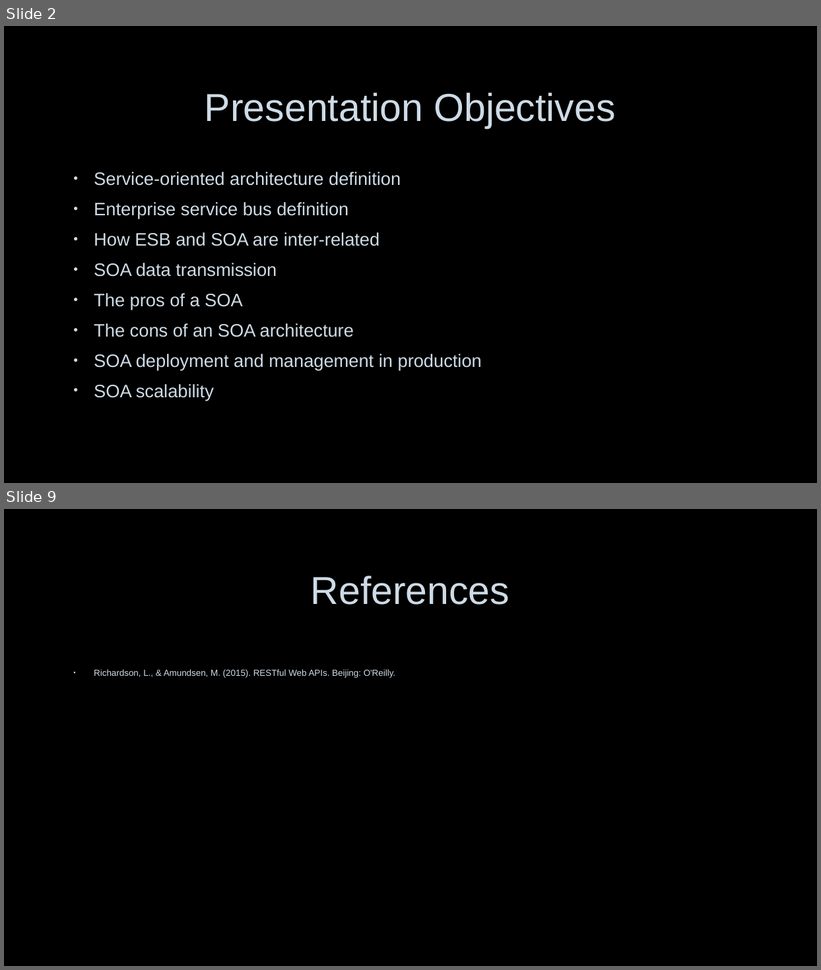
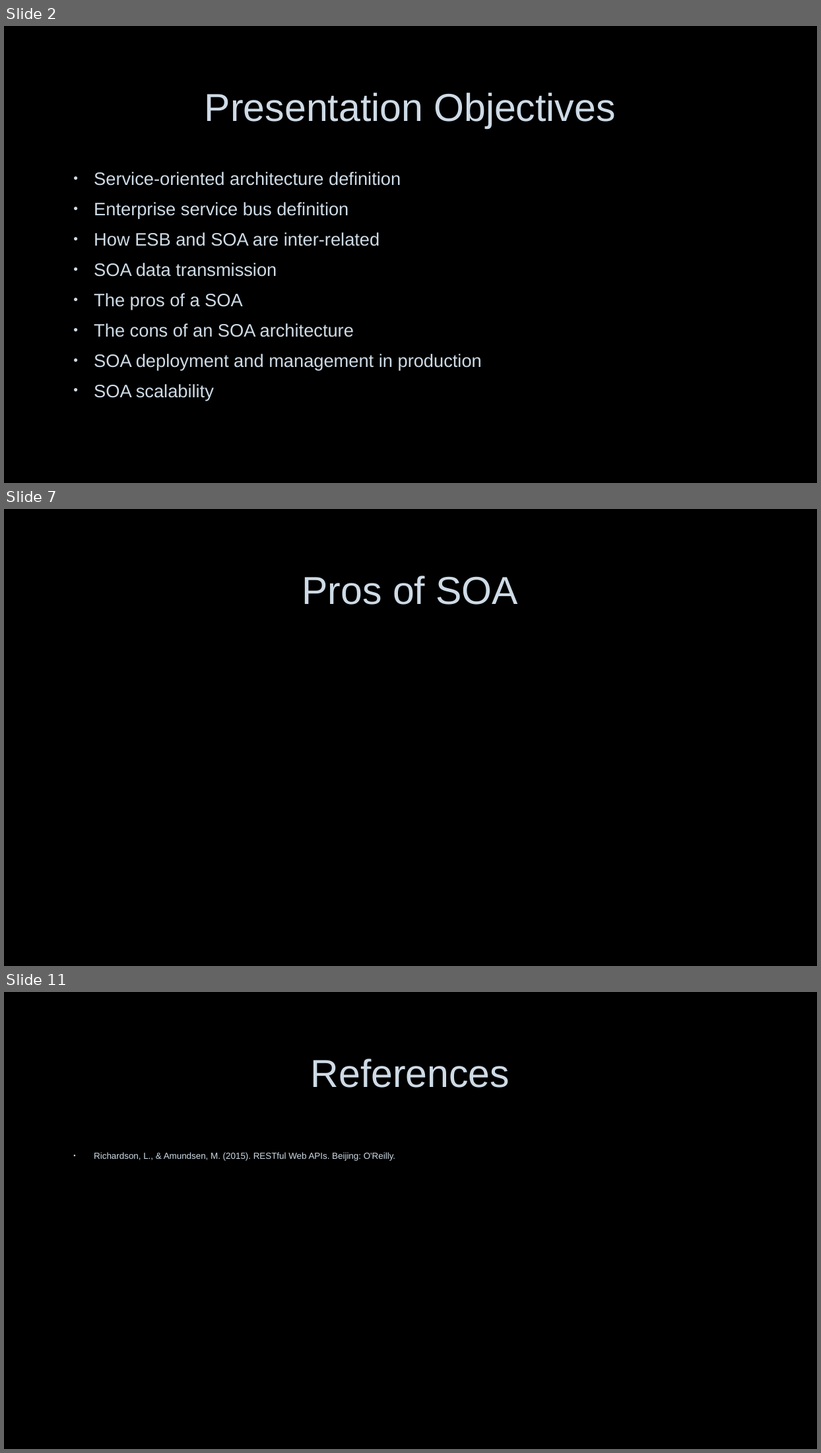
Before and after one commit to nerdommicro/WEB-420, a slide deck: week7-and-group_project/nesbitt-week7.pptx. Shown one above the other, each under a label of ours: slides 2 and 9 before the commit, slides 2, 7 and 11 after it; the slides between them are not shown. The pictures are 821x970 and 821x1453 pixels, drawn with LibreOffice and Linux fonts; fonts in the diff are those of the drawing; background and template pictures are left out. Boxes give left, top, right and bottom in pixels: in the first picture for what was removed or moved away, otherwise in the second. Text is boxed around its words. In the diff, an @@ line names an element or a change of style, - is before the commit and + after.

```diff
--- a/week7-and-group_project/nesbitt-week7.pptx
+++ b/week7-and-group_project/nesbitt-week7.pptx
@@ slide 7 added at bbox=[4, 509, 817, 966], background picture (left out) @@
@@ title added at bbox=[302, 576, 519, 605], 46 pt, text #CEDBE6 @@
+Pros of SOA
@@ what was slide 9 is now slide 11 @@
```
Also in this commit, not shown: 7 other slides added, 6 slides removed, 1 other file.
